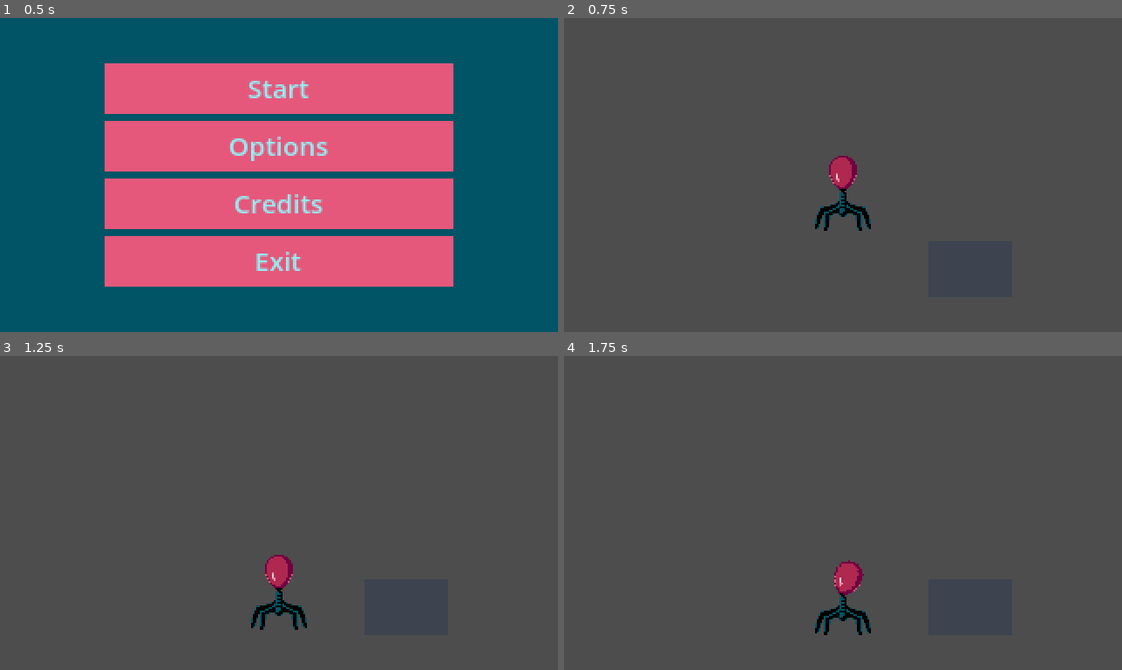
Above: before the commit, frames 1-4 (two rows, left to right).
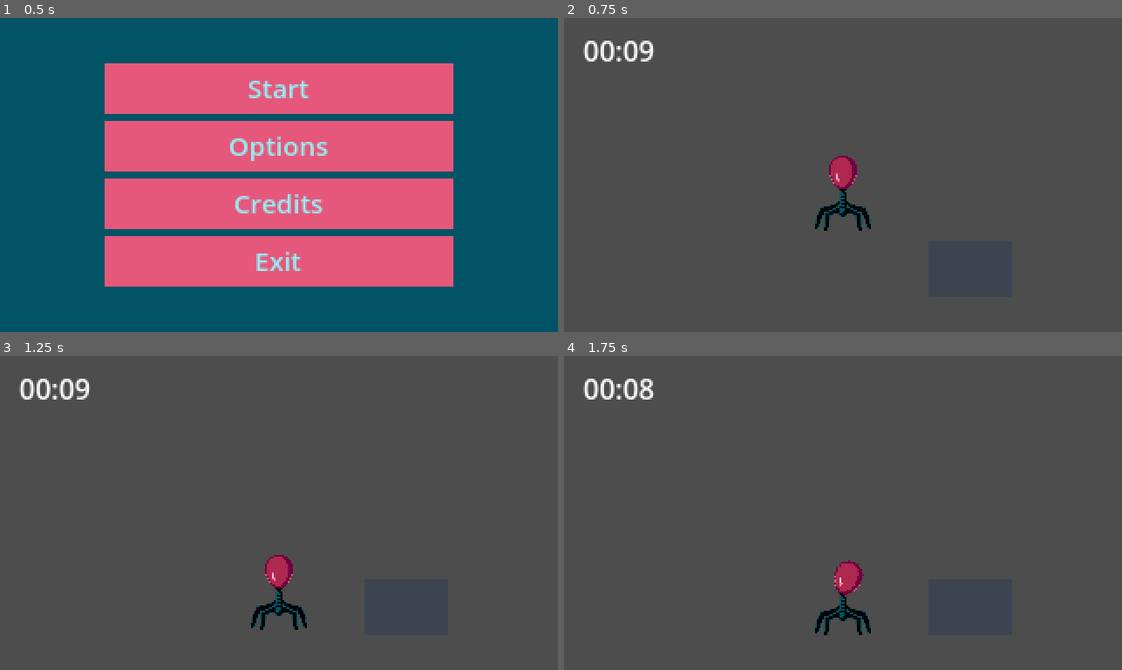
Above: after the commit, the same moments.

Repository: lily-swift/Jame-Gam-46
Game: Godot game, scene res://Scenes/main_menu.tscn
The game is run twice, just before and just after one commit, with the same random seed, the same clock (stepped at 60 frames per second) and the same inputs.
Inputs:
- Up to frame 1 (0.5 s): no input
- Up to frame 2 (0.75 s): click "Start" at 0.5 s
- Up to frame 3 (1.25 s): no input
- Up to frame 4 (1.75 s): hold Right (moveRight) from 1.28 s (still down); tap Shift (drill) at 1.35 s; tap Space (jump) at 1.52 s

Frame 1 is identical in both runs. In frame 2, 0.5% of the frame differs, in the area x 3-17%, y 7-14%; in frame 3, 0.5%; in frame 4, 0.5%.

Commit message:
timer script

Diff:
--- /dev/null
+++ b/Game/Scenes/game_timer.gd
@@ -0,0 +1,21 @@
+extends Node
+
+@onready var label = $Label
+@onready var timer = $Timer
+
+var endScene : PackedScene;
+
+func _ready():
+	endScene = preload("res://Scenes/main_menu.tscn");
+	timer.start()
+
+func time_left():
+	var time_left = timer.time_left
+	var minute = floor(time_left / 60)
+	var second = int(time_left) % 60
+	return [minute, second]
+
+func _process(delta):
+	label.text = "%02d:%02d" % time_left()
+	if time_left() == [0.0,0]:
+		get_tree().change_scene_to_packed(endScene);
--- a/Game/Scenes/level.tscn
+++ b/Game/Scenes/level.tscn
@@ -20,6 +20,7 @@
 [ext_resource type="Texture2D" uid="uid://cyj5icrneeuhk" path="res://Art/PlayerSprites/idle_body.png" id="15_vofx3"]
 [ext_resource type="Texture2D" uid="uid://6fyds0bdk5rg" path="res://Art/PlayerSprites/inject_body_spritesheet.png" id="16_00k4y"]
 [ext_resource type="Texture2D" uid="uid://sxxf3vguh22n" path="res://Art/PlayerSprites/jump_body.png" id="17_nngtn"]
+[ext_resource type="Script" uid="uid://chj5h6bx5dnxr" path="res://Scenes/game_timer.gd" id="21_0cmrb"]
 
 [sub_resource type="SpriteFrames" id="SpriteFrames_1ainy"]
 animations = [{
@@ -363,3 +364,17 @@
 shape = SubResource("RectangleShape2D_2klc5")
 
 [node name="AudioStreamPlayer2D" type="AudioStreamPlayer2D" parent="."]
+
+[node name="GameTimer" type="Node" parent="."]
+script = ExtResource("21_0cmrb")
+
+[node name="Label" type="Label" parent="GameTimer"]
+offset_left = -149.0
+offset_top = -83.0
+offset_right = -95.0
+offset_bottom = -60.0
+text = "2:00"
+
+[node name="Timer" type="Timer" parent="GameTimer"]
+wait_time = 10.0
+one_shot = true
Not shown, added: Game/Scenes/game_timer.gd.uid
Not shown: 1 places in Game/Scenes/level.tscn that only renumber resources
